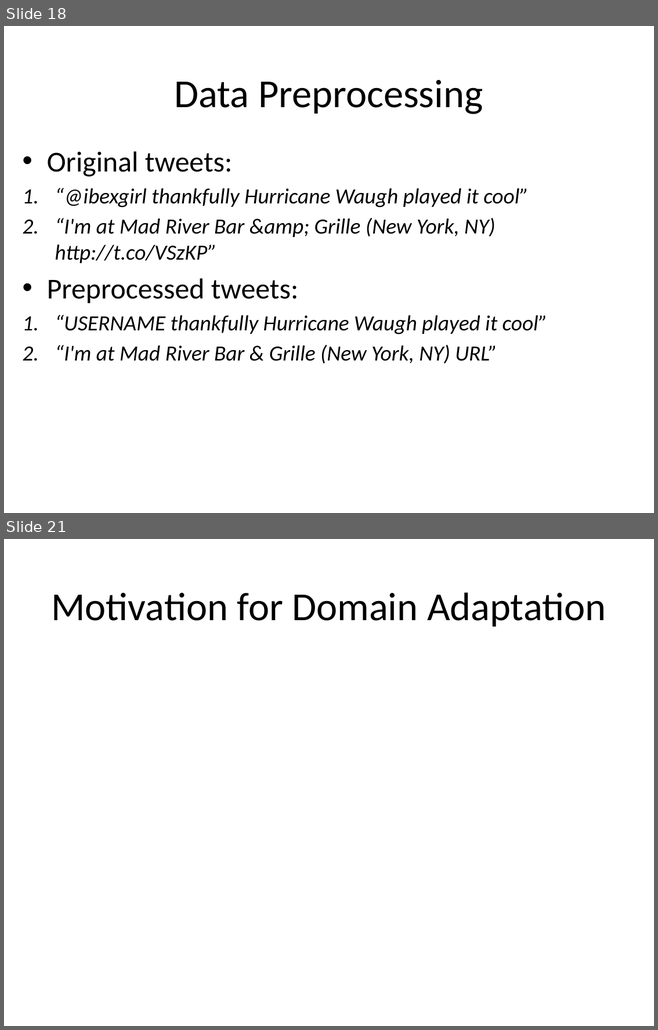
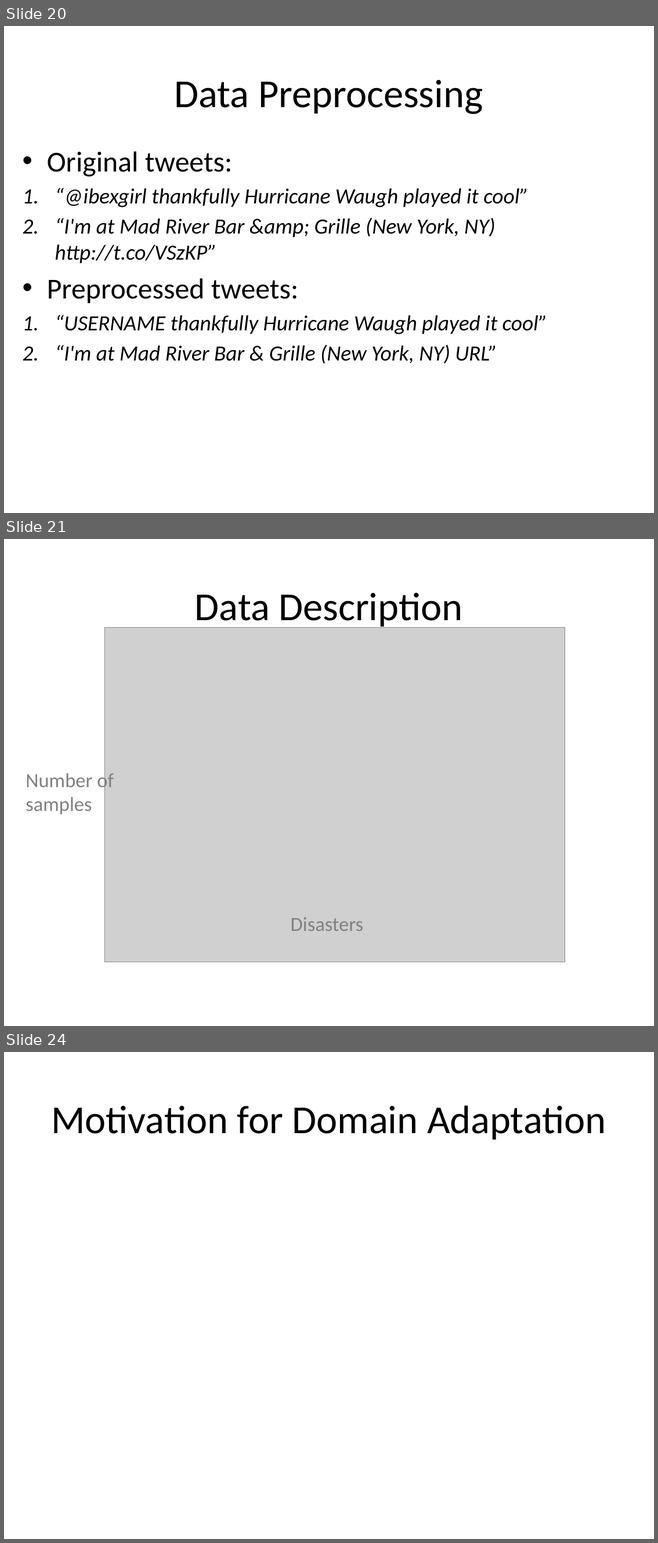
Before and after one commit to Oleksandra28/grad_forum, a slide deck: grad-presentation-sopova 2.pptx. Shown one above the other, each under a label of ours: slides 18 and 21 before the commit, slides 20, 21 and 24 after it; the slides between them are not shown. The pictures are 658x1030 and 658x1543 pixels, drawn with LibreOffice and Linux fonts; fonts in the diff are those of the drawing; grey boxes stand for pictures; background and template pictures are left out. Boxes give left, top, right and bottom in pixels: in the first picture for what was removed or moved away, otherwise in the second. Text is boxed around its words. In the diff, an @@ line names an element or a change of style, - is before the commit and + after.

```diff
--- a/grad-presentation-sopova 2.pptx
+++ b/grad-presentation-sopova 2.pptx
@@ slide 21 added at [4, 539, 654, 1026], background picture (left out) @@
@@ title added at [195, 592, 462, 629], 44 pt, text #000000 @@
+Data Description
@@ picture added at [105, 627, 565, 962] @@
@@ text added at [25, 770, 114, 815], 22.2 pt, text #808080 @@
+Number of samples
@@ text added at [291, 917, 364, 931], 22.2 pt, text #808080 @@
+Disasters
@@ what was slide 18 is now slide 20 @@
@@ what was slide 21 is now slide 24 @@
```
Also in this commit, not shown: 6 slides changed, 6 other slides added, 2 slides removed, 3 other files.
